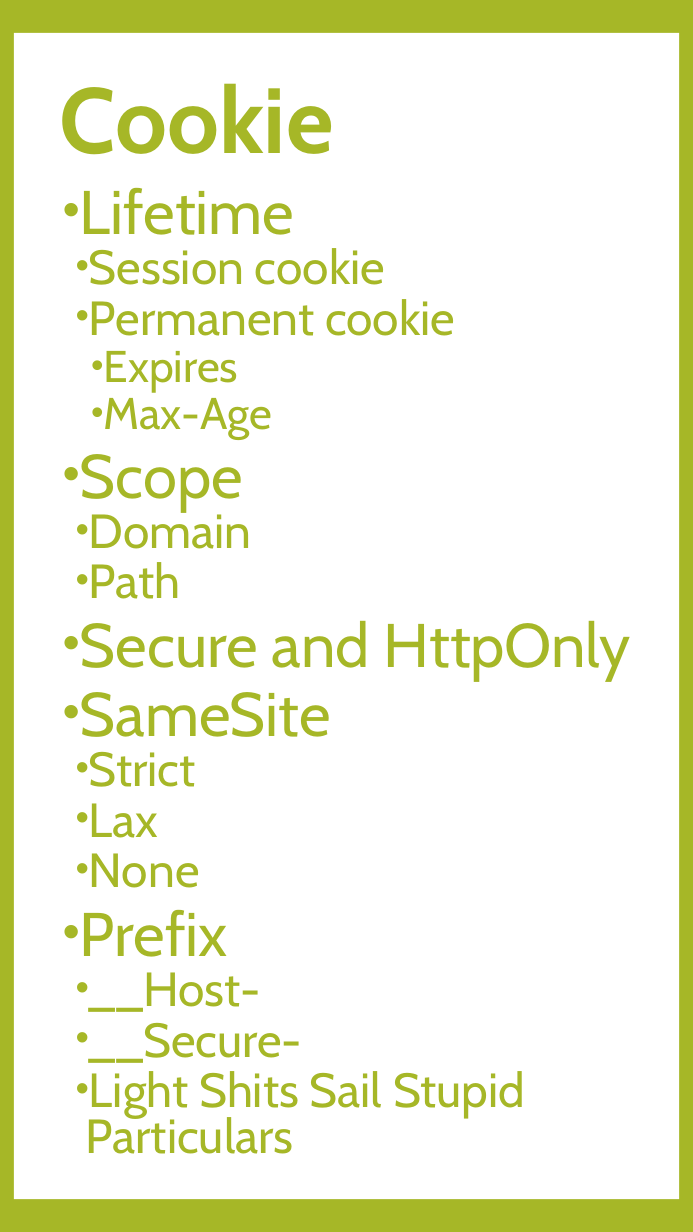
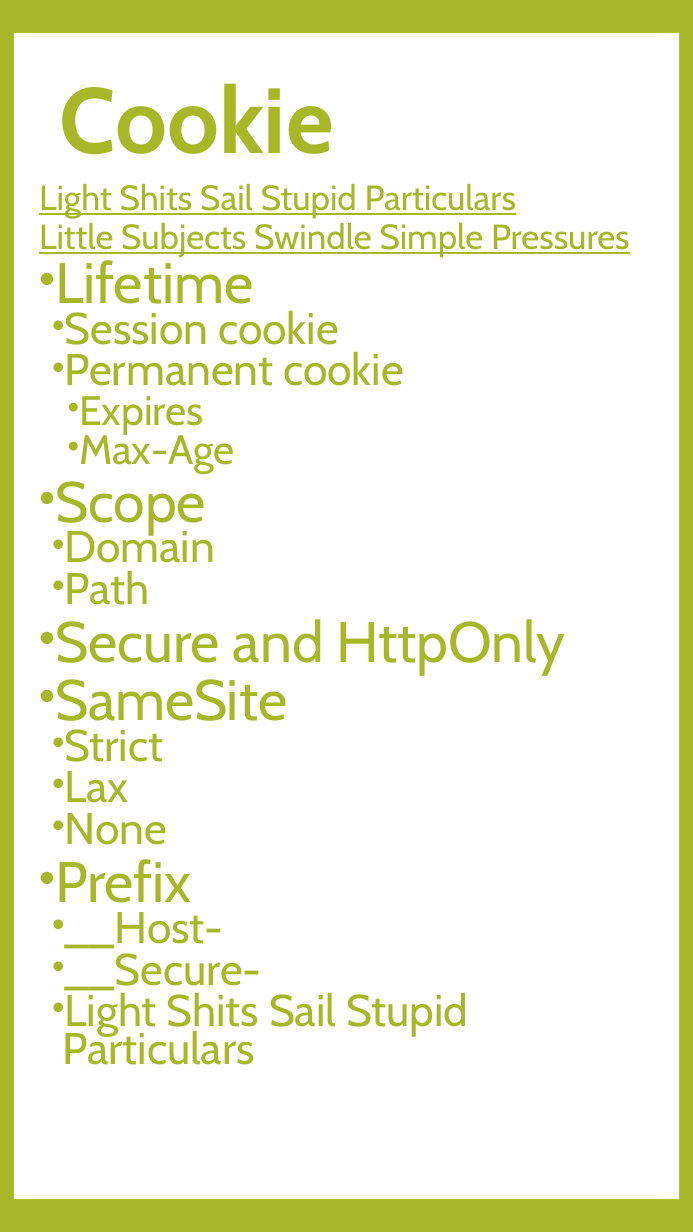
Before and after one commit to WanghongLin/wanghonglin.github.io, a slide deck: slide 8 of flashcard/ppt/http.pptx. Drawn at 693x1232 pixels with LibreOffice and Linux fonts; fonts in the diff are those of the drawing. Boxes give left, top, right and bottom in pixels: in the first picture for what was removed or moved away, otherwise in the second. Text is boxed around its words. In the diff, an @@ line names an element or a change of style, - is before the commit and + after.

```diff
--- a/flashcard/ppt/http.pptx
+++ b/flashcard/ppt/http.pptx
@@ text "Light Shits Sail Stupid Particulars": place and size @@
-text "Light Shits Sail Stupid Particulars" at [80, 188, 631, 1154]
+text "Light Shits Sail Stupid Particulars" at [39, 184, 630, 1065]
@@ text at [39, 184, 630, 257]: paragraphs added @@
+Light Shits Sail Stupid Particulars
+Little Subjects Swindle Simple Pressures
@@ text at [55, 254, 565, 1065]: size 36 to 33.3 pt in "Lifetime", "Scope", "Secure and HttpOnly", "SameSite" and 1 more places; size 28 to 25.9 pt in "Session cookie", "Permanent cookie", "Domain", "Path" and 6 more places; size 26 to 24.1 pt in "Expires", "Max-Age"; line spacing 0.8 to 0.7 @@
```
Also in this commit, not shown: 5 other files.
